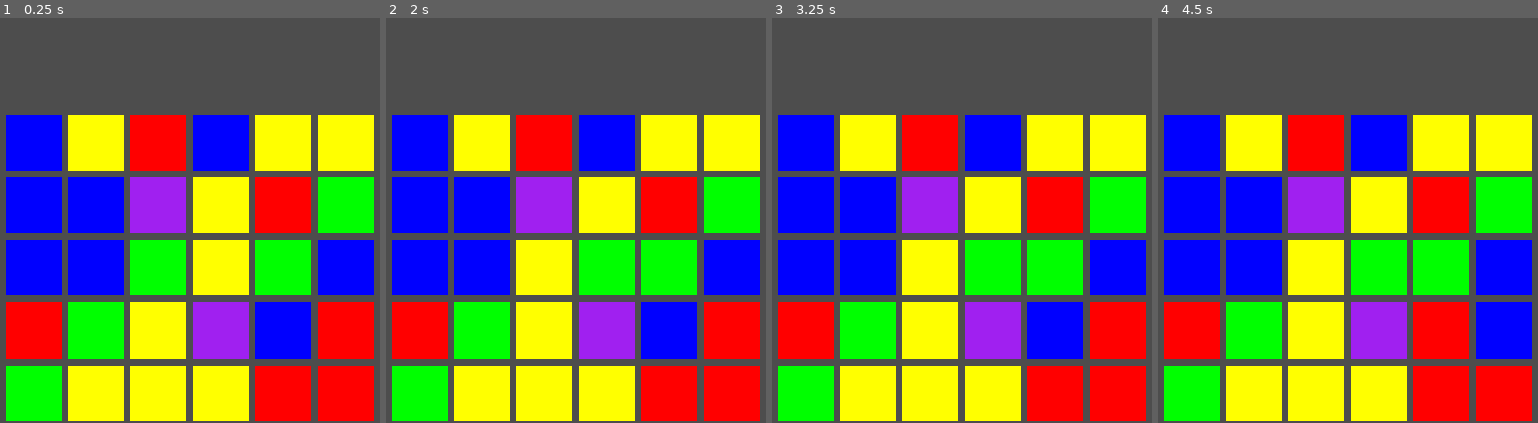
Above: before the commit, frames 1-4 (left to right).
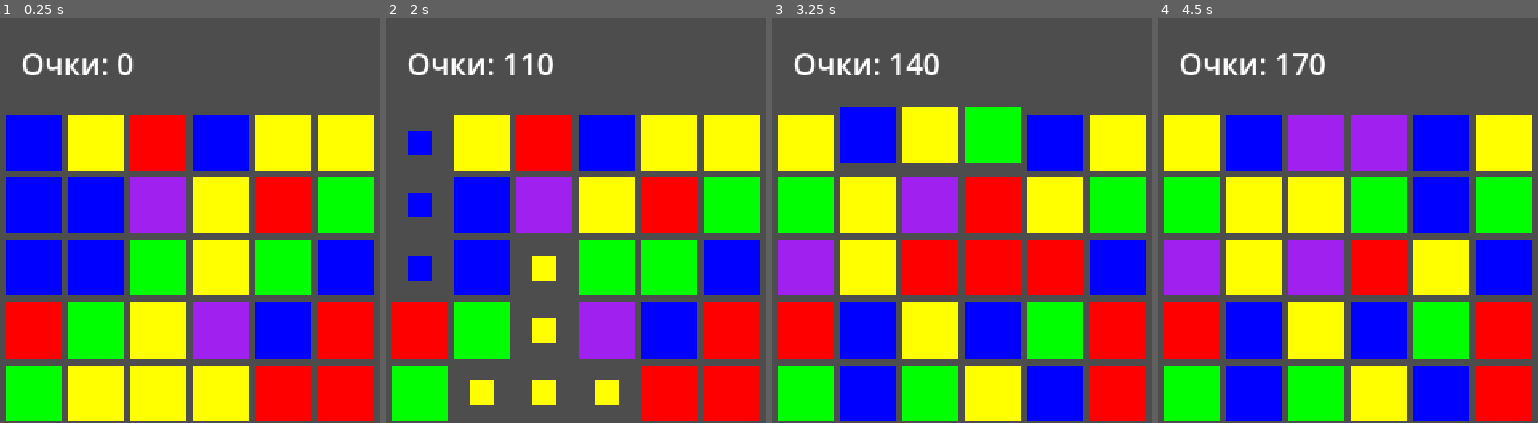
Above: after the commit, the same moments.

Repository: Smolenskiy17/match-farm
Game: Godot game, scene res://scenes/main.tscn
Two runs of this game, one before a commit and one after it. Both use one fixed random seed, a clock stepped at 60 frames per second and the inputs below.
Inputs (mouse positions are in pixels of both pictures, inside the frame that each line leads up to):
- Up to frame 1 (0.25 s): no input
- Up to frame 2 (2 s): tap Enter at 0.5 s; move the mouse to (outside the picture) at 0.52 s; click (outside the picture) at 0.67 s; tap Space at 1.25 s; drag from (621, 240) to (420, 143) at 1.27 s
- Up to frame 3 (3.25 s): move the mouse to (outside the picture) at 2.02 s; click (outside the picture) at 2.17 s; drag from (1129, 301) to (867, 143) at 2.77 s
- Up to frame 4 (4.5 s): move the mouse to (outside the picture) at 3.52 s; click (outside the picture) at 3.67 s; tap Enter at 4.25 s; drag from (1313, 159) to (1443, 204) at 4.27 s

The runs differ from the first frame. In frame 1, 0.7% of the frame differs, in the area x 5-36%, y 8-15%; in frame 2, 14%; in frame 3, 42%; in frame 4, 46%, in the area x 1-99%, y 8-100%.

Commit message:
Weekend 2: remove, gravity, refill, cascades, score

Diff:
--- a/scenes/board.gd
+++ b/scenes/board.gd
@@ -29,7 +29,7 @@
 			var tile := TILE_SCENE.instantiate() as Tile
 			add_child(tile)
 			var pos := Vector2i(x, y)
-			var t := randi() % 5
+			var t: int = randi() % 5
 			tile.setup(t, pos)
 			tile.position = _grid_to_pixel(pos)
 			grid[y][x] = tile
@@ -84,17 +84,23 @@
 	var b: Tile = grid[to.y][to.x]
 	if a == null or b == null:
 		return
+
 	grid[from.y][from.x] = b
 	grid[to.y][to.x] = a
 	a.grid_pos = to
 	b.grid_pos = from
+
 	var tween := create_tween()
 	tween.set_parallel(true)
 	tween.tween_property(a, "position", _grid_to_pixel(to), 0.15)
 	tween.tween_property(b, "position", _grid_to_pixel(from), 0.15)
 	await tween.finished
-	if not _has_match_at(from) and not _has_match_at(to):
-		_swap_back(from, to)
+
+	if _has_match_at(from) or _has_match_at(to):
+		await _resolve_matches()
+	else:
+		await _swap_back(from, to)
+
 
 func _swap_back(from: Vector2i, to: Vector2i) -> void:
 	var a: Tile = grid[to.y][to.x]
@@ -130,3 +136,126 @@
 		count += 1
 		p -= dir
 	return count
+
+# --- Удаление, падение, рефилл, каскады ---
+
+var score: int = 0
+
+func _resolve_matches() -> void:
+	# Ищем все совпадения на поле
+	var to_remove: Array = _find_all_matches()
+	if to_remove.is_empty():
+		return
+
+	# Считаем очки (10 за фишку)
+	score += to_remove.size() * 10
+	print("Очки: ", score)
+
+	# Анимация удаления
+	for tile in to_remove:
+		var tween := create_tween()
+		tween.tween_property(tile, "scale", Vector2.ZERO, 0.15)
+		tween.tween_callback(tile.queue_free)
+		grid[tile.grid_pos.y][tile.grid_pos.x] = null
+
+	# Ждём, пока анимация удаления закончится
+	await get_tree().create_timer(0.2).timeout
+
+	# Падение и рефилл
+	await _apply_gravity()
+	await _refill_board()
+
+	# Каскад: проверяем ещё раз
+	await _resolve_matches()
+
+func _find_all_matches() -> Array:
+	var result: Array = []
+	var seen: Dictionary = {}
+	for y in GRID_SIZE:
+		for x in GRID_SIZE:
+			var gp := Vector2i(x, y)
+			if grid[y][x] == null:
+				continue
+			if _has_match_at(gp):
+				# Собираем всю линию
+				var t: int = grid[y][x].type
+				# Горизонталь
+				var h_start := x
+				while h_start > 0 and grid[y][h_start - 1] != null and grid[y][h_start - 1].type == t:
+					h_start -= 1
+				var h_end := x
+				while h_end < GRID_SIZE - 1 and grid[y][h_end + 1] != null and grid[y][h_end + 1].type == t:
+					h_end += 1
+				if h_end - h_start + 1 >= 3:
+					for i in range(h_start, h_end + 1):
+						var key := Vector2i(i, y)
+						if not seen.has(key):
+							seen[key] = true
+							result.append(grid[y][i])
+				# Вертикаль
+				var v_start := y
+				while v_start > 0 and grid[v_start - 1][x] != null and grid[v_start - 1][x].type == t:
+					v_start -= 1
+				var v_end := y
+				while v_end < GRID_SIZE - 1 and grid[v_end + 1][x] != null and grid[v_end + 1][x].type == t:
+					v_end += 1
+				if v_end - v_start + 1 >= 3:
+					for j in range(v_start, v_end + 1):
+						var key := Vector2i(x, j)
+						if not seen.has(key):
+							seen[key] = true
+							result.append(grid[j][x])
+	return result
+
+func _apply_gravity() -> void:
+	# Для каждого столбца: сдвигаем все фишки вниз, заполняя пустоты
+	for x in GRID_SIZE:
+		var write_y := GRID_SIZE - 1
+		for y in range(GRID_SIZE - 1, -1, -1):
+			if grid[y][x] != null:
+				if write_y != y:
+					grid[write_y][x] = grid[y][x]
+					grid[y][x] = null
+					grid[write_y][x].grid_pos = Vector2i(x, write_y)
+				write_y -= 1
+
+	# Анимация падения
+	var tweens: Array = []
+	for y in GRID_SIZE:
+		for x in GRID_SIZE:
+			var tile: Tile = grid[y][x]
+			if tile == null:
+				continue
+			var target := _grid_to_pixel(Vector2i(x, y))
+			if tile.position != target:
+				var tween := create_tween()
+				tween.tween_property(tile, "position", target, 0.2)
+				tweens.append(tween)
+	for tween in tweens:
+		await tween.finished
+
+func _refill_board() -> void:
+	# Заполняем пустые верхние клетки новыми фишками
+	var tweens: Array = []
+	for x in GRID_SIZE:
+		var empty_count := 0
+		for y in GRID_SIZE:
+			if grid[y][x] == null:
+				empty_count += 1
+		# Создаём новые фишки над полем
+		for i in empty_count:
+			var y := empty_count - 1 - i  # сверху вниз
+			var tile := TILE_SCENE.instantiate() as Tile
+			add_child(tile)
+			var t := randi() % 5
+			tile.setup(t, Vector2i(x, y))
+			# Стартовая позиция — выше поля
+			var start_pos := _grid_to_pixel(Vector2i(x, y)) + Vector2(0, -TILE_SIZE * (empty_count + 1))
+			tile.position = start_pos
+			grid[y][x] = tile
+			var target := _grid_to_pixel(Vector2i(x, y))
+			var tween := create_tween()
+			tween.tween_property(tile, "position", target, 0.25)
+			tweens.append(tween)
+	for tween in tweens:
+		await tween.finished
--- a/scenes/main.tscn
+++ b/scenes/main.tscn
@@ -1,7 +1,19 @@
 [gd_scene format=3 uid="uid://coblxxjal60q7"]
 
 [ext_resource type="PackedScene" uid="uid://c7w01lsqbl1gh" path="res://scenes/board.tscn" id="1_o5qli"]
+[ext_resource type="Script" uid="uid://5wfkja0hkfq3" path="res://scripts/UI.gd" id="2_0wfyh"]
 
 [node name="Main" type="Node2D" unique_id=1193126338]
 
 [node name="Board" parent="." unique_id=1897329013 instance=ExtResource("1_o5qli")]
+
+[node name="UI" type="CanvasLayer" parent="." unique_id=1686041410]
+script = ExtResource("2_0wfyh")
+
+[node name="ScoreLabel" type="Label" parent="UI" unique_id=940841669]
+offset_left = 40.0
+offset_top = 40.0
+offset_right = 101.0
+offset_bottom = 63.0
+theme_override_font_sizes/font_size = 48
+text = "Очки: 0"
--- /dev/null
+++ b/scripts/UI.gd
@@ -0,0 +1,8 @@
+extends CanvasLayer
+
+@onready var score_label: Label = $ScoreLabel
+@onready var board: Node2D = $"../Board"
+
+func _process(_delta: float) -> void:
+	if board != null:
+		score_label.text = "Очки: " + str(board.score)
Not shown, added: scripts/UI.gd.uid
